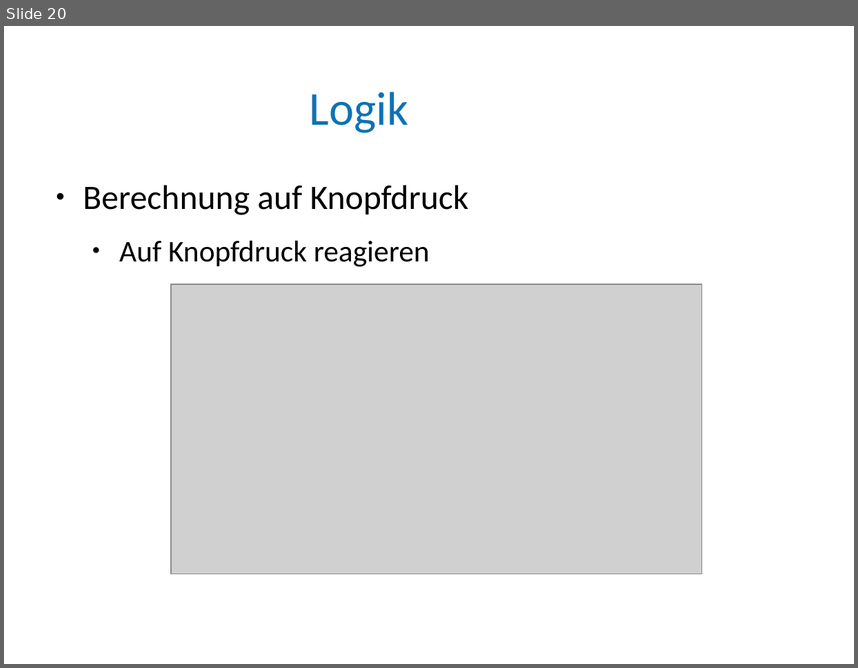
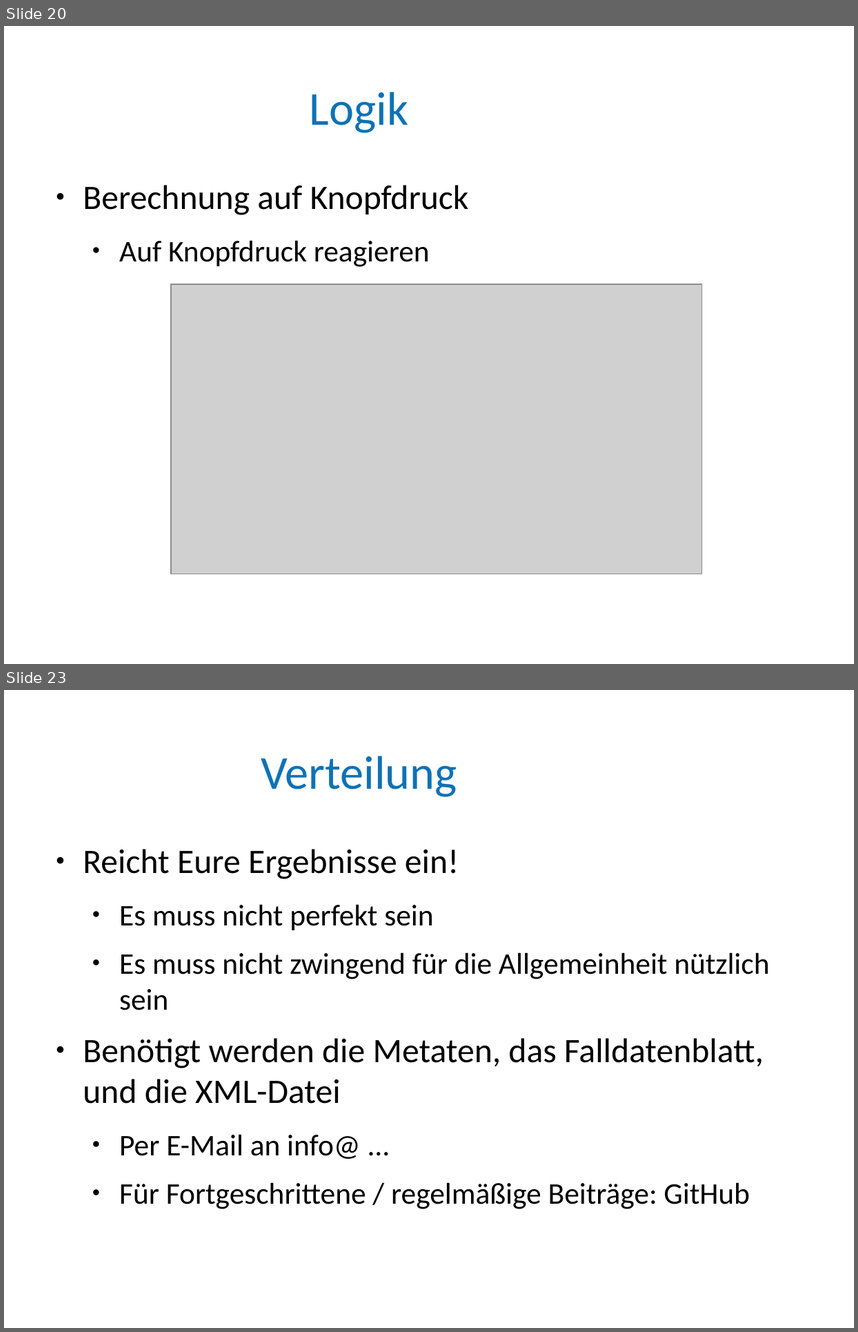
Before and after one commit to jlawyerorg/j-lawyer-documentation, a slide deck: src/j-lawyer-Falldatenblaetter-HowTo.odp. Shown one above the other, each under a label of ours: slide 20 before the commit, slides 20 and 23 after it; the slides between them are not shown. The pictures are 858x668 and 858x1332 pixels, drawn with LibreOffice and Linux fonts; fonts in the diff are those of the drawing; grey boxes stand for pictures; background and template pictures are left out. Boxes give left, top, right and bottom in pixels: in the first picture for what was removed or moved away, otherwise in the second. Text is boxed around its words. In the diff, an @@ line names an element or a change of style, - is before the commit and + after.

```diff
--- a/src/j-lawyer-Falldatenblaetter-HowTo.odp
+++ b/src/j-lawyer-Falldatenblaetter-HowTo.odp
@@ slide 23 added at (4, 690, 854, 1328), background #FFFFFF @@
@@ title added at (261, 756, 457, 797), 44 pt, text #0E72B5 @@
+Verteilung
@@ text added at (83, 849, 769, 1209), 28 pt, text #000000 @@
+● Reicht Eure Ergebnisse ein!
+  ● Es muss nicht perfekt sein
+  ● Es muss nicht zwingend für die Allgemeinheit nützlich sein
+● Benötigt werden die Metaten, das Falldatenblatt, und die XML-Datei
+  ● Per E-Mail an info@ ...
+  ● Für Fortgeschrittene / regelmäßige Beiträge: GitHub
```
Also in this commit, not shown: 4 slides changed, 3 other slides added, 1 slide removed.
